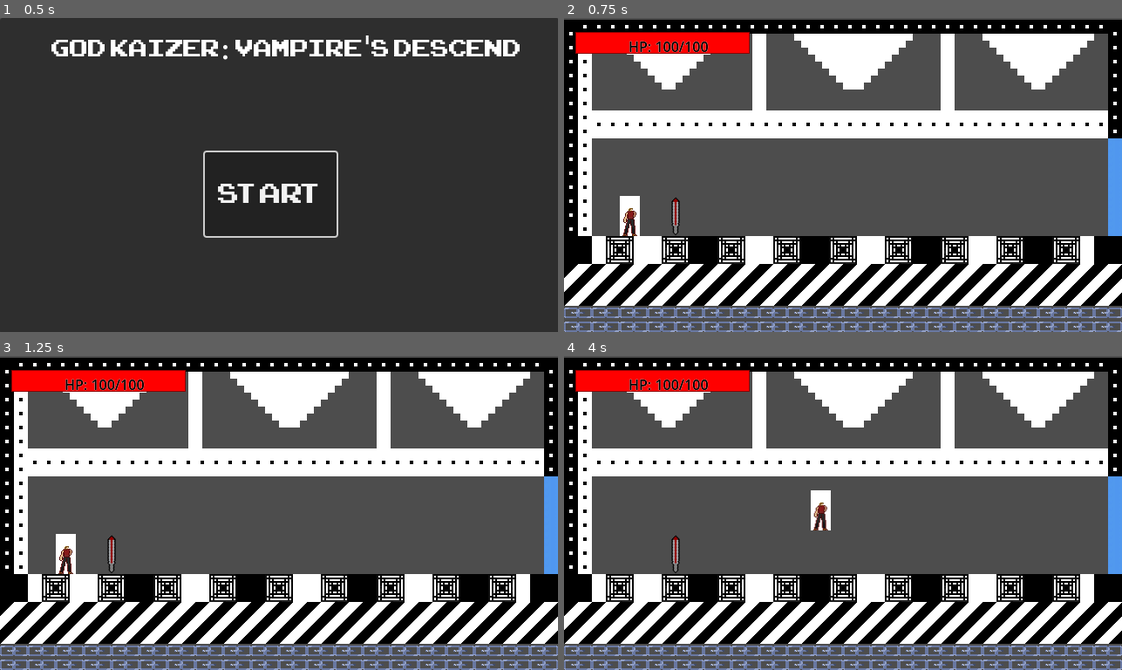
Above: before the commit, frames 1-4 (two rows, left to right).
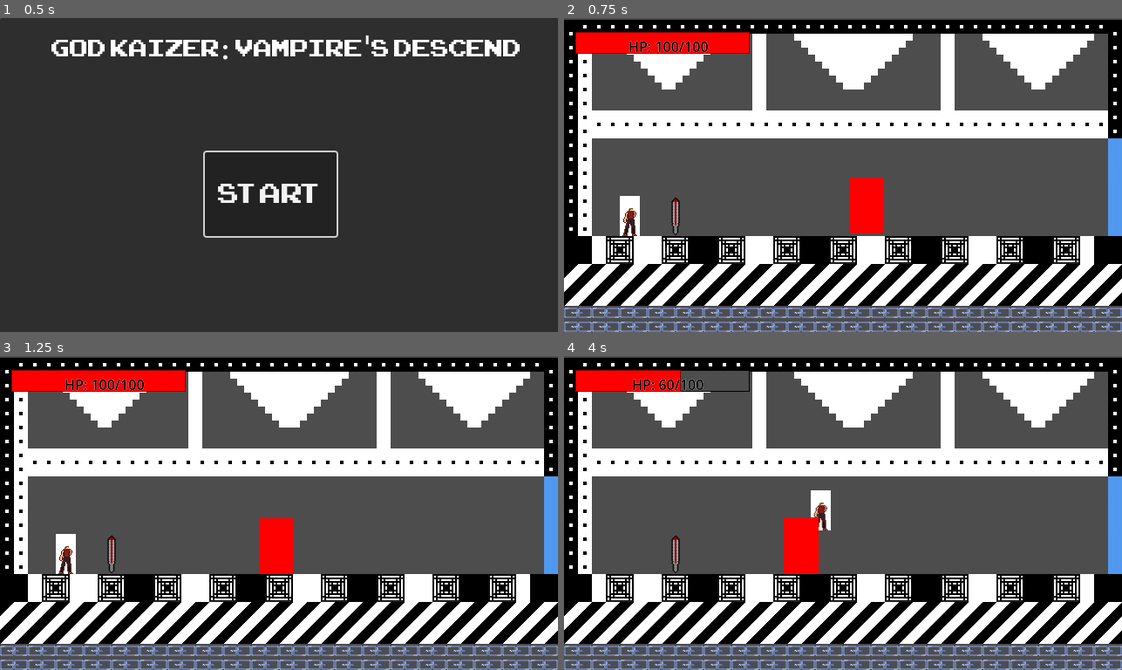
Above: after the commit, the same moments.

Repository: CaptainAbby-Mittens/God-Kaizer-Vampire-s-Descent
Game: Godot game, scene res://scenes/Area1/MainMenu.tscn
Two runs of this game, one before a commit and one after it. Both use one fixed random seed, a clock stepped at 60 frames per second and the inputs below.
Inputs:
- Up to frame 1 (0.5 s): no input
- Up to frame 2 (0.75 s): click "Start" at 0.5 s
- Up to frame 3 (1.25 s): no input
- Up to frame 4 (4 s): tap Enter (ui_accept) at 1.25, 1.52, 2.27, 3.77 s; hold Right (ui_right) 1.28-2.78 s; tap X (attack) every 0.75 s from 1.35 to 3.6 s; hold Left (ui_left) 2.78-3.53 s; hold Right (ui_right) from 3.53 s (still down)

Frame 1 is identical in both runs. In frame 2, 1.1% of the frame differs, in the area x 51-58%, y 50-69%; in frame 3, 1.1%; in frame 4, 2.2%, in the area x 11-46%, y 4-70%.

Commit message:
sword works yayyy

Diff:
--- a/Project God Kaizer Vampire's Descend/scenes/Area1/room_start.tscn
+++ b/Project God Kaizer Vampire's Descend/scenes/Area1/room_start.tscn
@@ -1,9 +1,10 @@
-[gd_scene load_steps=8 format=4 uid="uid://ch3gg0gjbtlse"]
+[gd_scene load_steps=9 format=4 uid="uid://ch3gg0gjbtlse"]
 
 [ext_resource type="Texture2D" uid="uid://cwirxhpa84gvb" path="res://images/icon.jpg" id="1_fsf22"]
 [ext_resource type="PackedScene" uid="uid://dnqrgvuvxldbm" path="res://scenes/Players and NPC/Player.tscn" id="2_2jrs7"]
 [ext_resource type="Texture2D" uid="uid://bdgx55im0icf5" path="res://assets/Godot Project.png" id="2_qeig3"]
 [ext_resource type="PackedScene" uid="uid://dxt1xf83rxcng" path="res://scenes/Weapons/Start Sword.tscn" id="4_qeig3"]
+[ext_resource type="PackedScene" uid="uid://b1y3m7cni4m6k" path="res://scenes/Vampires/VampireSword1.tscn" id="5_qe7b8"]
 
 [sub_resource type="TileSetAtlasSource" id="TileSetAtlasSource_qe7b8"]
 texture = ExtResource("2_qeig3")
@@ -13362,3 +13363,6 @@
 
 [node name="StartSword" parent="." instance=ExtResource("4_qeig3")]
 position = Vector2(128, 227.99998)
+
+[node name="VampireSword1" parent="." instance=ExtResource("5_qe7b8")]
+position = Vector2(376, 182)
--- a/Project God Kaizer Vampire's Descend/scenes/Vampires/VampireSword1.tscn
+++ b/Project God Kaizer Vampire's Descend/scenes/Vampires/VampireSword1.tscn
@@ -13,11 +13,14 @@
 &"Swing_Vampire_Sword": SubResource("Animation_rbr07")
 }
 
+[sub_resource type="RectangleShape2D" id="RectangleShape2D_rbr07"]
+size = Vector2(40, 64)
+
 [node name="VampireSword1" type="CharacterBody2D"]
 collision_layer = 8
 collision_mask = 2
 script = ExtResource("1_rbr07")
-vampire_type = "blue"
+vampire_type = "red"
 max_health = 20
 metadata/_edit_horizontal_guides_ = [64.0]
 
@@ -34,3 +37,11 @@
 libraries = {
 &"": SubResource("AnimationLibrary_t6bcj")
 }
+
+[node name="HitDetectionArea" type="Area2D" parent="."]
+collision_layer = 8
+collision_mask = 2
+
+[node name="CollisionShape2D" type="CollisionShape2D" parent="HitDetectionArea"]
+position = Vector2(20, 32)
+shape = SubResource("RectangleShape2D_rbr07")
--- a/Project God Kaizer Vampire's Descend/scenes/Weapons/Start Sword.tscn
+++ b/Project God Kaizer Vampire's Descend/scenes/Weapons/Start Sword.tscn
@@ -71,10 +71,10 @@
 [node name="StartSword" type="Area2D"]
 rotation = -0.3926991
 collision_layer = 2
-collision_mask = 8
+collision_mask = 9
 script = ExtResource("1_irfv3")
 weapon_name = "Weapon"
-damage = 25
+damage = 40
 
 [node name="Sprite2D" type="Sprite2D" parent="."]
 rotation = -0.3926991
--- a/Project God Kaizer Vampire's Descend/scripts/Vampire Scripts/Vampire sword.gd
+++ b/Project God Kaizer Vampire's Descend/scripts/Vampire Scripts/Vampire sword.gd
@@ -19,10 +19,10 @@
 
 func _ready():
 	current_health = max_health
-	collision_layer = 2  # Enemies layer
-	collision_mask = 1   # Player layer
+	collision_layer = 4  # Enemies layer
+	collision_mask = 1 | 2  # Player (1) + Weapons (2)
 	add_to_group("enemy")
-
+	print("Sword collision shape disabled: ", $CollisionShape2D.disabled)
 	# Connect hit detection area if it exists
 	if has_node("HitDetectionArea"):
 		$HitDetectionArea.area_entered.connect(_on_hit_detection_area_entered)
@@ -30,8 +30,8 @@
 	current_state = State.IDLE
 	update_sprite_frame()
 func _on_hit_detection_area_entered(area):
-	if area.is_in_group("weapon") and area.can_damage:
-		take_damage(area.damage)
+	if area.is_in_group("weapon") and area.has_method("get_damage"):
+		take_damage(area.get_damage())
 
 func _physics_process(delta):
 	match current_state:
--- a/Project God Kaizer Vampire's Descend/scripts/Vampire Scripts/VampireScript.gd
+++ b/Project God Kaizer Vampire's Descend/scripts/Vampire Scripts/VampireScript.gd
@@ -1,4 +1,6 @@
 # VampireEnemy.gd
+
+
 extends "res://scripts/Vampire Scripts/Vampire sword.gd"
 
 @export var vampire_type: String = "basic"
@@ -10,20 +12,21 @@
 	# Adjust stats based on vampire type
 	match vampire_type:
 		"red":
-			max_health = 60
+			max_health = 40
 			damage = 20
 			move_speed = 60
-			attack_range = 70
+			attack_range = 50
 		"blue":
 			max_health = 100
 			damage = 35
 			move_speed = 110
-			attack_range = 60
+			attack_range = 50
+
 		"black":
 			max_health = 200
 			damage = 70
 			move_speed = 50
-			attack_range = 100.0
+			attack_range = 80.0
 
 	current_health = max_health
 
--- a/Project God Kaizer Vampire's Descend/scripts/WeaponScripts/Sword.gd
+++ b/Project God Kaizer Vampire's Descend/scripts/WeaponScripts/Sword.gd
@@ -3,7 +3,7 @@
 
 @export_category("Weapon Properties")
 @export var weapon_name: String = "Weapon"
-@export var damage: int = 25
+@export var damage: int = 40
 @export var attack_speed: float = 1.0
 @export var weapon_range: float = 80.0
 @export var weapon_type: String = "sword"  # sword, axe, spear, etc.
@@ -71,3 +71,5 @@
 		"range": weapon_range,
 		"type": weapon_type
 	}
+func get_damage():
+	return damage
--- a/Project God Kaizer Vampire's Descend/scripts/WeaponScripts/WeaponWAnimation.gd
+++ b/Project God Kaizer Vampire's Descend/scripts/WeaponScripts/WeaponWAnimation.gd
@@ -3,7 +3,8 @@
 @export var weapon_name: String = "Sword"
 @export var damage: int = 30
 @export var attack_speed: float = 1.0
-
+var current_weapon = null
+var current_weapon_path: String = ""
 var is_equipped: bool = false
 var can_damage: bool = false  # Only damage during active attack frames
 
@@ -24,6 +25,10 @@
 			enemy.take_damage(damage)
 			# Optional: add knockback or other effects
 func _on_body_entered(body):
+	if can_damage and body.is_in_group("enemy"):
+		print("Sword hit enemy: ", body.name)
+		if body.has_method("take_damage"):
+			body.take_damage(damage)
 	if body.is_in_group("player") and not is_equipped:
 		var player = body
 		if player.has_method("equip_weapon"):
@@ -40,12 +45,35 @@
 
 			# Call equip_weapon on the player
 			player.equip_weapon(self)
+func attack():
+	if current_weapon:
+		print("Attacking with weapon")
 
+		# Make weapon visible
+		current_weapon.visible = true
+
+		# ENABLE DAMAGE HERE
+		if current_weapon.has_method("start_attack"):
+			current_weapon.start_attack()
+
+		# Get AnimationPlayer and play swing animation
+		var animation_player = current_weapon.get_node("AnimationPlayer")
+		if animation_player:
+			animation_player.play("Swing")
+			print("Playing Swing animation")
+
+			# Wait for animation to finish then hide weapon and disable damage
+			await animation_player.animation_finished
+			current_weapon.visible = false
+			if current_weapon.has_method("end_attack"):
+				current_weapon.end_attack()
+	else:
+		print("No weapon equipped")
 func start_attack():
 	# Called when attack animation starts
 	can_damage = true
 	print("Weapon can now damage enemies")
-
+	collision_mask = 1 | 4
 func end_attack():
 	# Called when attack animation ends
 	can_damage = false
--- a/Project God Kaizer Vampire's Descend/scripts/character_body_2d.gd
+++ b/Project God Kaizer Vampire's Descend/scripts/character_body_2d.gd
@@ -68,24 +68,39 @@
 func equip_weapon(weapon_node):
 	print("Player: Equipping weapon")
 
-	# Store the weapon scene path in both local and global storage
-	current_weapon_path = weapon_node.get_scene_file_path()
-	GameManager.player_weapon_path = current_weapon_path
+	# Store the weapon scene path in GameManager for persistence
+	GameManager.player_weapon_path = weapon_node.get_scene_file_path()
 	GameManager.player_has_weapon = true
 
-	print("Weapon path stored locally and globally: ", current_weapon_path)
+	print("Weapon path stored: ", GameManager.player_weapon_path)
 
 	# Remove old weapon if exists
 	if current_weapon:
 		current_weapon.queue_free()
 		current_weapon = null
 
-	# Use call_deferred to avoid physics callback issues
-	call_deferred("equip_weapon_from_path")
-
-	# Remove pickup weapon
+	# Create new instance and make it a child of the player
+	if GameManager.player_weapon_path != "":
+		call_deferred("_deferred_equip_weapon")
+
+	# Remove the world pickup weapon
 	weapon_node.queue_free()
 
+func _deferred_equip_weapon():
+	if GameManager.player_weapon_path != "":
+		var weapon_scene = load(GameManager.player_weapon_path).instantiate()
+		current_weapon = weapon_scene
+
+		# Add as child of player
+		add_child(weapon_scene)
+		weapon_scene.position = Vector2(50, 0)
+		weapon_scene.set_as_top_level(false)
+		weapon_scene.visible = false
+
+		if weapon_scene.has_method("equip_to_player"):
+			weapon_scene.equip_to_player(self)
+
+		print("Weapon equipped as child of player")
 
 func update_weapon_position():
 	if current_weapon:
Not shown: 1 places in Project God Kaizer Vampire's Descend/scenes/Vampires/VampireSword1.tscn that only renumber resources
